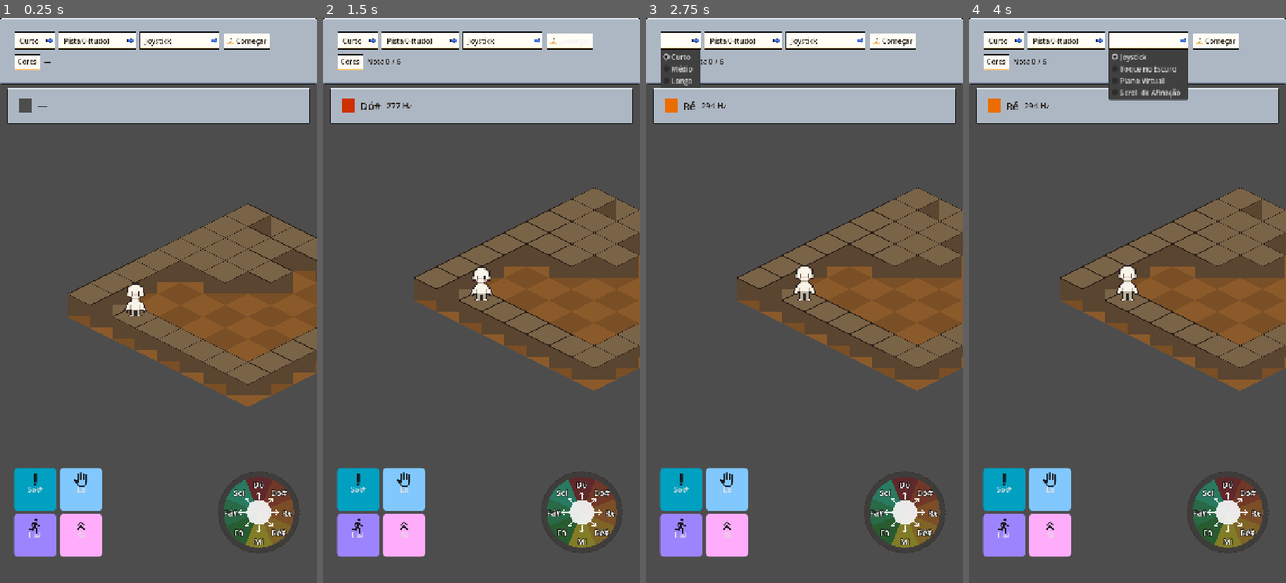
Above: before the commit, frames 1-4 (left to right).
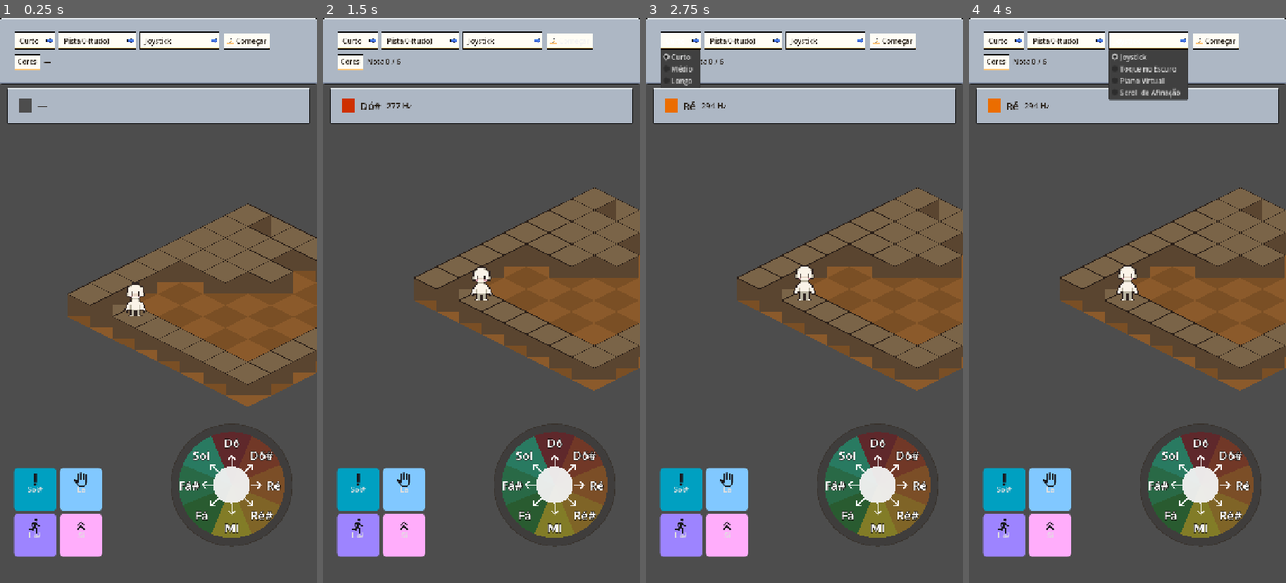
Above: after the commit, the same moments.

Repository: JDaniloC/BlindTuner
Game: Godot game, scene res://scenes/Playground.tscn
Two runs of this game, one before a commit and one after it. Both use one fixed random seed, a clock stepped at 60 frames per second and the inputs below.
Inputs:
- Up to frame 1 (0.25 s): no input
- Up to frame 2 (1.5 s): click "Começar" at 0.5 s; click "Começar" at 1.25 s
- Up to frame 3 (2.75 s): click "Curto" at 2 s
- Up to frame 4 (4 s): click "Pista 0 (tudo)" at 2.75 s; click "Joystick" at 3.5 s

The runs differ from the first frame. In frame 1, 5.5% of the frame differs, in the area x 54-95%, y 71-95%; in frame 2, 5.5%; in frame 3, 5.5%; in frame 4, 5.5%.

Commit message:
feat(godot): joystick maior, com a geometria derivada do raio
RADIUS de 80 para 120. As três constantes que eram frações exatas do raio
mas estavam escritas como número fixo (overhang, zona morta, thumb) passam a
derivar dele -- deixar a zona morta fixa encolheria ela em proporção e faria
micro-arrasto disparar direção. O lado do ícone entra na mesma regra. Tamanho
e centro saem do código em vez do .tscn: antes a geometria de toque usava
size/2 e a de desenho uma posição gravada à mão, que coincidiam só por
acidente. Como filho do CanvasLayer o tamanho real chega depois do _ready(),
então o centro passa a acompanhar o sinal resized.

Co-Authored-By: Claude Sonnet 5 <noreply@anthropic.com>

Diff:
--- a/godot/scenes/DirectionJoystick.tscn
+++ b/godot/scenes/DirectionJoystick.tscn
@@ -3,12 +3,9 @@
 [ext_resource type="Script" path="res://scripts/DirectionJoystick.gd" id="1"]
 
 [node name="DirectionJoystick" type="Control"]
-custom_minimum_size = Vector2(200, 200)
 script = ExtResource("1")
 
 [node name="Slices" type="Node2D" parent="."]
-position = Vector2(100, 100)
 
 [node name="Thumb" type="Polygon2D" parent="."]
-position = Vector2(100, 100)
 color = Color(0.95, 0.95, 0.95, 0.95)
--- a/godot/scenes/Playground.tscn
+++ b/godot/scenes/Playground.tscn
@@ -48,8 +48,8 @@
 anchor_top = 1.0
 anchor_right = 1.0
 anchor_bottom = 1.0
-offset_left = -232.0
-offset_top = -260.0
+offset_left = -356.0
+offset_top = -384.0
 offset_right = -32.0
 offset_bottom = -60.0
 
--- a/godot/scripts/DirectionJoystick.gd
+++ b/godot/scripts/DirectionJoystick.gd
@@ -5,23 +5,28 @@
 
 signal note_triggered(note_key: String)
 
-const RADIUS := 80.0
-const BACKDROP_OVERHANG := 12.0  # px que o disco/anel ultrapassam o raio das fatias
-const DEAD_ZONE := 15.0
+## RADIUS é a raiz de toda a geometria. As três constantes abaixo já eram
+## frações exatas dele, só que escritas como número fixo -- deixar a zona morta
+## em pixels enquanto o raio cresce encolheria ela em proporção e faria um
+## micro-arrasto disparar direção, que é o oposto do que o público precisa.
+const RADIUS := 120.0
+const BACKDROP_OVERHANG := RADIUS * 0.15    # px que o disco/anel ultrapassam o raio das fatias
+const DEAD_ZONE := RADIUS * 0.1875
 const SLICE_COUNT := 8
 const SLICE_ANGLE_DEG := 45.0
-const THUMB_RADIUS := 28.0
+const THUMB_RADIUS := RADIUS * 0.35
 const SLICE_VERTICES := 16  # vértices ao longo do arco
+const BACKDROP_SEGMENTS := 64  # era 32: a 138px de raio, 32 lados leem como polígono
 const NEUTRAL_SLICE := Color(0.55, 0.55, 0.58)  # usado quando a pista de cor some
 
 ## Geometria interna da fatia, toda em fração do raio: seta no anel de dentro,
 ## nome da nota no anel de fora. Frações em vez de pixels para o conteúdo
 ## acompanhar o joystick se o raio mudar.
 const ICON_RADIUS_FRAC := 0.46      # centro da seta (era 0.6 fixo; recuou pra abrir espaço)
-const ICON_SIDE := 30.0
+const ICON_SIDE := RADIUS * 0.37    # era 30 fixo: não acompanhava o raio
 const LABEL_RADIUS_FRAC := 0.80     # centro do nome, já fora da caixa da seta
 const LABEL_SIZE_FRAC := Vector2(0.50, 0.30)
-const LABEL_FONT_FRAC := 0.225      # ~18px com RADIUS=80
+const LABEL_FONT_FRAC := 0.225      # 27px com RADIUS=120
 const LABEL_COLOR := Color.WHITE
 ## O nome cai sobre fatia colorida translúcida e, mais além, sobre o cenário:
 ## nenhuma cor chapada contrasta com tudo isso. O contorno escuro resolve sem
@@ -44,6 +49,17 @@
 @onready var _thumb: Polygon2D = $Thumb
 
 func _ready() -> void:
+	# Uma fonte só para desenho e toque. Antes o tamanho vinha do .tscn (200x200)
+	# e o centro do desenho de uma posição fixa gravada lá (100,100): coincidiam
+	# só porque os números casavam com RADIUS=80. O alcance a cobrir é
+	# RADIUS+THUMB_RADIUS, não RADIUS+BACKDROP_OVERHANG -- o thumb é clampado no
+	# raio e ainda desenha o próprio raio além disso.
+	custom_minimum_size = Vector2.ONE * 2.0 * (RADIUS + THUMB_RADIUS)
+	size = custom_minimum_size
+	# Como filho do CanvasLayer o tamanho real vem dos offsets da cena e só chega
+	# depois daqui; sem reagir ao resize, o desenho ficaria fora do alvo de toque.
+	resized.connect(_recenter)
+	_recenter()
 	_build_backdrop()
 	_build_slices()
 	_build_thumb()
@@ -53,13 +69,19 @@
 	ColorSchemeSettings.scheme_changed.connect(_on_scheme_changed)
 	_apply_cue()
 
+## Centro do desenho colado no centro da caixa de toque, em qualquer tamanho.
+func _recenter() -> void:
+	var center := size / 2.0
+	_slices_root.position = center
+	_thumb.position = center + _thumb_offset
+
 ## Disco + anel circulares atrás das fatias (substitui o antigo NinePatchRect).
 ## Adicionados primeiro em _slices_root, logo desenhados atrás das fatias.
 func _build_backdrop() -> void:
 	var r := RADIUS + BACKDROP_OVERHANG
 	var pts: Array[Vector2] = []
-	for v in range(32):
-		var a := TAU * float(v) / 32.0
+	for v in range(BACKDROP_SEGMENTS):
+		var a := TAU * float(v) / float(BACKDROP_SEGMENTS)
 		pts.append(Vector2(cos(a), sin(a)) * r)
 	_backdrop_disc = Polygon2D.new()
 	_backdrop_disc.polygon = PackedVector2Array(pts)
--- a/godot/tests/test_direction_joystick.gd
+++ b/godot/tests/test_direction_joystick.gd
@@ -226,6 +226,45 @@
 	ColorSchemeSettings.set_scheme("alto_contraste")
 	for i in range(j._slice_labels.size()):
 		assert_eq(j._slice_labels[i].text, NoteMapping.label_for(j._slice_note_keys[i]))
+
+func test_derived_constants_track_the_radius():
+	# Regressão: com DEAD_ZONE fixa, crescer o raio encolhe a zona morta em
+	# proporção e um micro-arrasto passa a disparar direção -- justo o que o
+	# público de baixa visão não aguenta.
+	var J = load("res://scripts/DirectionJoystick.gd")
+	assert_almost_eq(J.BACKDROP_OVERHANG / J.RADIUS, 0.15, 0.01)
+	assert_almost_eq(J.DEAD_ZONE / J.RADIUS, 0.1875, 0.01)
+	assert_almost_eq(J.THUMB_RADIUS / J.RADIUS, 0.35, 0.01)
+
+func test_minimum_size_covers_the_drawn_reach():
+	# O alcance desenhado é RADIUS+THUMB_RADIUS (o thumb é clampado no raio e
+	# desenha o próprio raio além disso), não RADIUS+BACKDROP_OVERHANG.
+	var j = _make_joystick()
+	var alcance: float = (j.RADIUS + j.THUMB_RADIUS) * 2.0
+	assert_gte(j.custom_minimum_size.x, alcance)
+	assert_gte(j.custom_minimum_size.y, alcance)
+
+func test_slices_root_is_centered_on_the_actual_size():
+	# A geometria de toque usa size/2 e a de desenho usava uma posição fixa no
+	# .tscn; coincidiam por acidente. Agora ambas saem da mesma fonte.
+	var j = _make_joystick()
+	assert_eq(j._slices_root.position, j.size / 2.0)
+	assert_eq(j._thumb.position, j.size / 2.0)
+
+func test_geometry_follows_a_resize_from_the_layout_pass():
+	# Como filho do CanvasLayer, o tamanho real vem dos offsets do Playground.tscn
+	# e só chega DEPOIS do _ready(). Centro congelado no valor do _ready deixaria
+	# o desenho fora do alvo de toque.
+	var j = _make_joystick()
+	j.size = Vector2(400, 400)
+	assert_eq(j._slices_root.position, Vector2(200, 200))
+	assert_eq(j._thumb.position, Vector2(200, 200))
+
+func test_icons_scale_with_the_radius():
+	var j = _make_joystick()
+	for icon in j._slice_icons:
+		assert_gt(icon.size.x, 30.0, "ícone de tamanho fixo não acompanha o joystick maior")
+		assert_gt(icon.size.y, 30.0)
 
 func test_slices_repaint_when_scheme_changes():
 	# A versão anterior lia slice_display_color(), que é função PURA (consulta o
--- a/godot/tests/test_playground_input_layout.gd
+++ b/godot/tests/test_playground_input_layout.gd
@@ -66,3 +66,29 @@
 	await wait_frames(2)
 	_assert_on_screen((p.get_node("UI/DirectionJoystick") as Control).get_global_rect(), "DirectionJoystick")
 	_assert_on_screen((p.get_node("UI/SpecialActionPanel") as Control).get_global_rect(), "SpecialActionPanel")
+
+func test_joystick_drawn_reach_is_fully_on_screen():
+	# A caixa do nó não é o desenho: as fatias saem do centro e o thumb chega a
+	# RADIUS+THUMB_RADIUS dele. Medir só get_global_rect() deixaria passar um
+	# transbordo do desenho, que é como o joystick já vivia (108px de alcance
+	# dentro de uma meia-caixa de 100px).
+	var p = _playground_at_design_size()
+	await wait_frames(2)
+	var j: Control = p.get_node("UI/DirectionJoystick")
+	var alcance: float = j.RADIUS + j.THUMB_RADIUS
+	var centro := j.get_global_rect().get_center()
+	_assert_on_screen(Rect2(centro - Vector2.ONE * alcance, Vector2.ONE * alcance * 2.0),
+		"alcance desenhado do joystick")
+	assert_true(j.get_global_rect().encloses(Rect2(centro - Vector2.ONE * alcance, Vector2.ONE * alcance * 2.0)),
+		"a área de toque do joystick precisa cobrir o desenho inteiro")
+
+func test_joystick_does_not_overlap_the_note_panel_or_the_actions():
+	# O joystick cresceu na direção do painel de ações (mesma faixa de baixo) e
+	# para cima, na direção do NotePanel.
+	var p = _playground_at_design_size()
+	await wait_frames(2)
+	var j := (p.get_node("UI/DirectionJoystick") as Control).get_global_rect()
+	assert_false(j.intersects((p.get_node("UI/NotePanel") as Control).get_global_rect()),
+		"o joystick cobre o NotePanel")
+	assert_false(j.intersects((p.get_node("UI/SpecialActionPanel") as Control).get_global_rect()),
+		"o joystick cobre os botões de ação")
